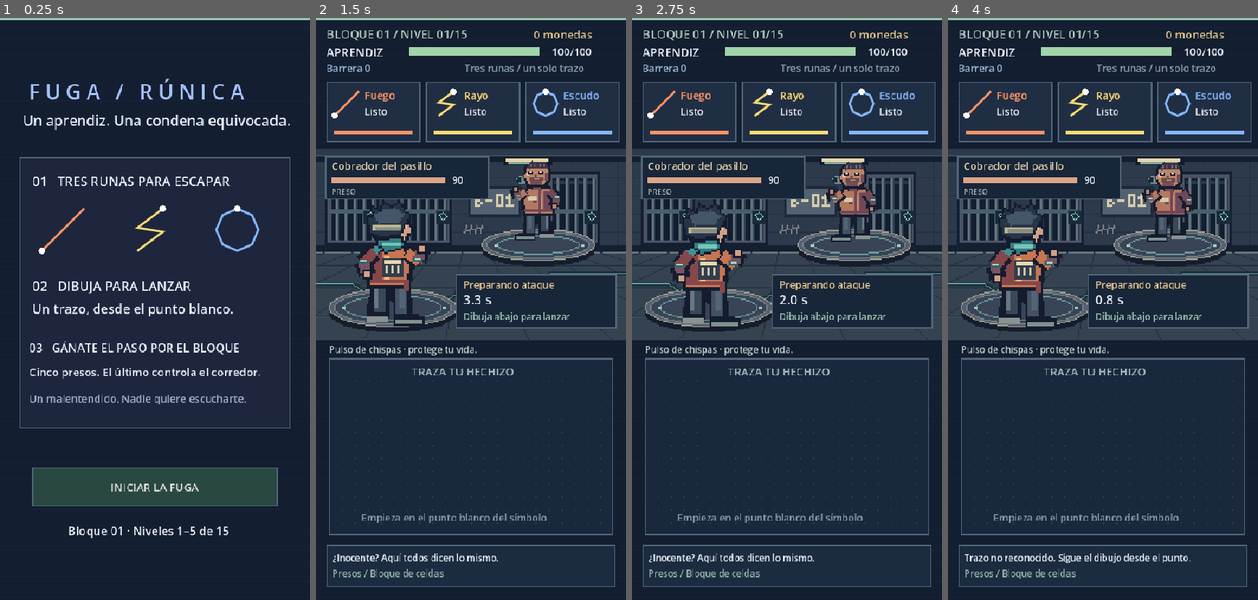
Above: before the commit, frames 1-4 (left to right).
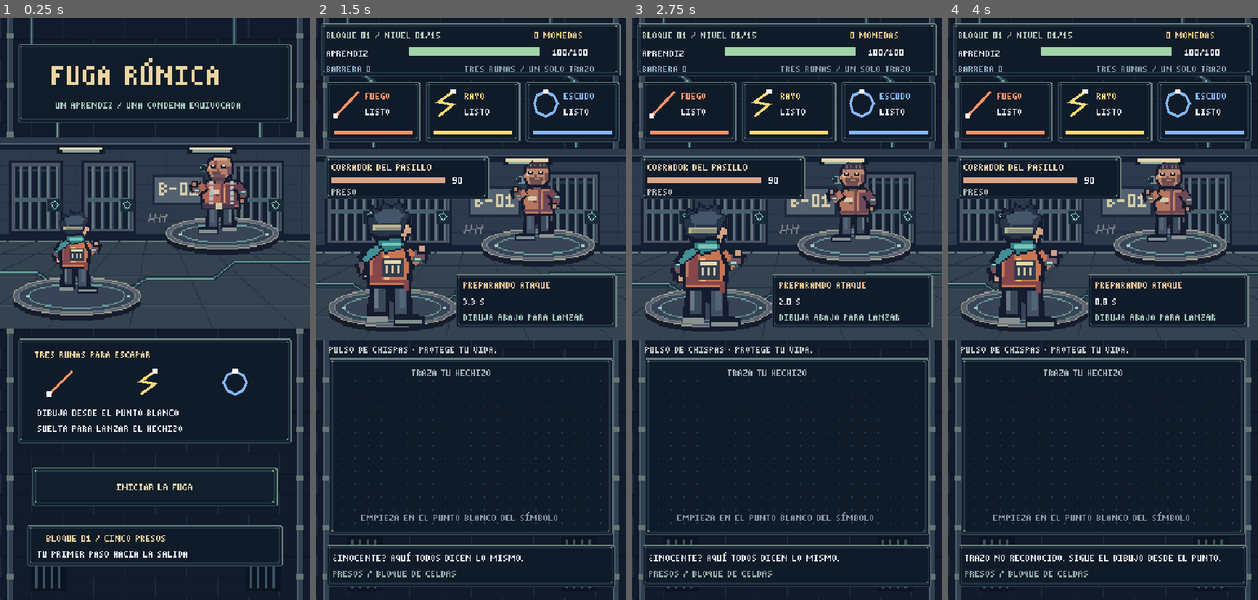
Above: after the commit, the same moments.

Repository: YoeJoe16/PokerVS
Game: Godot game, scene res://scenes/main.tscn
The game is run twice, just before and just after one commit, with the same random seed, the same clock (stepped at 60 frames per second) and the same inputs.
Inputs (mouse positions are in pixels of both pictures, inside the frame that each line leads up to):
- Up to frame 1 (0.25 s): no input
- Up to frame 2 (1.5 s): click "INICIAR LA FUGA" at 0.5 s; move the mouse to (539, 279) at 1.27 s; click (539, 279) at 1.42 s
- Up to frame 3 (2.75 s): tap Enter at 2 s; move the mouse to (725, 338) at 2.02 s; click (725, 338) at 2.17 s
- Up to frame 4 (4 s): move the mouse to (1134, 180) at 2.77 s; click (1134, 180) at 2.92 s; tap Space at 3.5 s; move the mouse to (1087, 425) at 3.52 s; click (1087, 425) at 3.67 s

The runs differ from the first frame. In frame 1, 38% of the frame differs, in the area x 0-100%, y 0-100%; in frame 2, 17%; in frame 3, 17%; in frame 4, 17%.

Commit message:
Fix back-facing arm occlusion and unify the pixel art interface

Diff:
--- /dev/null
+++ b/assets/pixel/ui_theme.tres
@@ -0,0 +1,7 @@
+[gd_resource type="Theme" load_steps=2 format=3]
+
+[ext_resource type="FontFile" path="res://assets/pixel/rune_font.fnt" id="1"]
+
+[resource]
+default_font = ExtResource("1")
+default_font_size = 16
--- a/project.godot
+++ b/project.godot
@@ -13,7 +13,10 @@
 config/name="PokerVS"
 run/main_scene="res://scenes/main.tscn"
 config/features=PackedStringArray("4.7", "Mobile")
-config/icon="res://icon.svg"
+config/icon="res://assets/pixel/app_icon.png"
+boot_splash/image="res://assets/pixel/app_icon.png"
+boot_splash/use_filter=false
+boot_splash/bg_color=Color(0.067, 0.106, 0.169, 1)
 
 [display]
 
--- a/scripts/battle_arena.gd
+++ b/scripts/battle_arena.gd
@@ -130,6 +130,8 @@
 func hand_origin(id: int, from_player: bool) -> Vector2:
 	var anchors := [Vector2(59, 27), Vector2(50, 4), Vector2(32, 30), Vector2(32, 30), Vector2(61, 32), Vector2(32, 18)]
 	var anchor: Vector2 = anchors[id]
+	if from_player and id == 3:
+		anchor = Vector2(44, 23)
 	if not from_player:
 		anchor.x = 63 - anchor.x
 	var actor: Sprite2D = player if from_player else opponent
--- a/scripts/battle_hud.gd
+++ b/scripts/battle_hud.gd
@@ -1,4 +1,6 @@
 extends Node2D
+
+const UI = preload("res://scripts/pixel_ui.gd")
 
 @onready var game: Node2D = get_parent()
 
@@ -6,7 +8,7 @@
 	draw_style_box(game.style(color), rect)
 
 func text(value: String, pos: Vector2, size: int, color := Color("e9edf8")) -> void:
-	draw_string(ThemeDB.fallback_font, pos, value, HORIZONTAL_ALIGNMENT_LEFT, -1, size, color)
+	UI.text(self, value, pos, size, color, 228)
 
 func bar(rect: Rect2, ratio: float, color: Color) -> void:
 	draw_rect(rect, Color("38495a"))
--- a/scripts/main.gd
+++ b/scripts/main.gd
@@ -1,5 +1,6 @@
 extends Node2D
 
+const UI = preload("res://scripts/pixel_ui.gd")
 const Campaign = preload("res://scripts/campaign.gd")
 const Gestures = preload("res://scripts/gestures.gd")
 const NAMES = ["Fuego", "Rayo", "Escudo", "Curación", "Hielo", "Explosión"]
@@ -31,7 +32,7 @@
 var drawing := false
 var selected_slot := 0
 var controls: Array[Button] = []
-var font := ThemeDB.fallback_font
+var font = UI.FONT
 
 func _ready() -> void:
 	RenderingServer.set_default_clear_color(Color("111a21"))
@@ -39,15 +40,21 @@
 
 func button(label: String, rect: Rect2, action: Callable, disabled := false) -> void:
 	var node := Button.new()
+	node.theme = preload("res://assets/pixel/ui_theme.tres")
 	node.text = label
 	node.position = rect.position
 	node.size = rect.size
 	node.disabled = disabled
-	node.add_theme_font_size_override("font_size", 17)
-	node.add_theme_stylebox_override("normal", style(Color("294842")))
-	node.add_theme_stylebox_override("hover", style(Color("39665c")))
-	node.add_theme_stylebox_override("pressed", style(Color("477e6b")))
-	node.add_theme_stylebox_override("disabled", style(Color("27323a")))
+	node.add_theme_font_override("font", UI.FONT)
+	node.add_theme_font_size_override("font_size", 16)
+	node.texture_filter = CanvasItem.TEXTURE_FILTER_NEAREST
+	node.add_theme_color_override("font_color", Color("e4d5b0"))
+	node.add_theme_color_override("font_disabled_color", Color("667c83"))
+	node.add_theme_stylebox_override("focus", UI.box(Color("efd496")))
+	node.add_theme_stylebox_override("normal", UI.box(Color("b3d3c2")))
+	node.add_theme_stylebox_override("hover", UI.box(Color("def4cc")))
+	node.add_theme_stylebox_override("pressed", UI.box(Color("86a3aa")))
+	node.add_theme_stylebox_override("disabled", UI.box(Color("657780")))
 	node.pressed.connect(action)
 	add_child(node)
 	controls.append(node)
@@ -63,6 +70,9 @@
 		for slot in 3:
 			var slot_id := slot
 			button("%d · %s" % [slot + 1, NAMES[equipped[slot]]], Rect2(16 + slot * 154, 153, 146, 48), func(): selected_slot = slot_id; build_buttons())
+			if slot == selected_slot:
+				controls[-1].add_theme_color_override("font_color", Color("ffe3a0"))
+				controls[-1].add_theme_stylebox_override("normal", UI.box(Color("ffe3a0")))
 		for id in 6:
 			var spell_id := id
 			var label: String = "Equipar" if id in owned else "Comprar · 35"
@@ -231,31 +241,28 @@
 	return encounter.interval * (0.7 if enraged else 1.0)
 
 func prison_background() -> void:
-	draw_rect(Rect2(0, 0, 480, 900), Color("131e30"))
-	for y in range(0, 900, 8):
-		draw_line(Vector2(0, y), Vector2(480, y), Color("162135"), 1)
-	draw_rect(Rect2(0, 0, 480, 4), Color("93c6b1"))
+	draw_texture_rect(UI.WALL, Rect2(0, 0, 480, 900), false)
 
 func text(value: String, pos: Vector2, size := 20, color := Color("e9edf8")) -> void:
-	draw_string(font, pos, value, HORIZONTAL_ALIGNMENT_LEFT, -1, size, color)
+	UI.text(self, value, pos, size, color)
 
 func panel(rect: Rect2, color := Color("1d263d")) -> void:
 	draw_style_box(style(color), rect)
 
-func style(color: Color) -> StyleBoxFlat:
-	var box := StyleBoxFlat.new()
-	box.bg_color = color
-	box.set_corner_radius_all(0)
-	box.set_border_width_all(2)
-	box.border_color = Color("516578")
-	return box
+func style(color: Color) -> StyleBoxTexture:
+	return UI.box(color.lightened(0.65))
+
+func tableau(y: float) -> void:
+	draw_texture_rect(preload("res://assets/pixel/cell_block.png"), Rect2(0, y, 480, 296), false)
+	draw_texture_rect_region(preload("res://assets/pixel/apprentice.png"), Rect2(52, y + 104, 128, 144), Rect2(0, 0, 64, 72))
+	draw_texture_rect_region(preload("res://assets/pixel/mazas.png"), Rect2(278, y + 12, 128, 144), Rect2(0, 0, 64, 72))
 
 func glyph(id: int, origin: Vector2, size: float, color: Color) -> void:
 	var points := PackedVector2Array()
 	for point in Gestures.templates()[id]:
-		points.append(origin + point * size)
-	draw_polyline(points, color, 3.5, true)
-	draw_circle(points[0], 5, Color.WHITE)
+		points.append((origin + point * size).snapped(Vector2(2, 2)))
+	draw_polyline(points, color, 4, false)
+	draw_rect(Rect2(points[0] - Vector2(4, 4), Vector2(8, 8)), Color.WHITE)
 
 func bar(rect: Rect2, ratio: float, color: Color) -> void:
 	draw_rect(rect, Color("34495a"))
@@ -265,19 +272,21 @@
 func _draw() -> void:
 	prison_background()
 	if state == "menu":
-		text("F U G A   /   R Ú N I C A", Vector2(45, 126), 32, Color("a5c2ff"))
-		text("Un aprendiz. Una condena equivocada.", Vector2(35, 167), 22)
-		panel(Rect2(30, 215, 420, 420))
-		text("01   TRES RUNAS PARA ESCAPAR", Vector2(50, 260), 20)
+		panel(Rect2(28, 40, 424, 122), Color("263e43"))
+		text("FUGA RÚNICA", Vector2(80, 104), 48, Color("edd5a0"))
+		text("UN APRENDIZ / UNA CONDENA EQUIVOCADA", Vector2(86, 140), 16, Color("a5c7bc"))
+		tableau(184)
+		panel(Rect2(28, 496, 424, 162))
+		text("TRES RUNAS PARA ESCAPAR", Vector2(54, 526), 16, Color("edd5a0"))
 		for id in 3:
-			glyph(id, Vector2(65 + id * 135, 295), 65, COLORS[id])
-		text("02   DIBUJA PARA LANZAR", Vector2(50, 422), 20)
-		text("Un trazo, desde el punto blanco.", Vector2(50, 457), 20)
-		text("03   GÁNATE EL PASO POR EL BLOQUE", Vector2(45, 517), 18)
-		text("Cinco presos. El último controla el corredor.", Vector2(45, 554), 17)
-		text("Un malentendido. Nadie quiere escucharte.", Vector2(45, 595), 16, Color("a0aec9"))
-		text("Bloque 01 · Niveles 1–5 de 15", Vector2(105, 800), 18)
+			glyph(id, Vector2(76 + id * 135, 546), 36, COLORS[id])
+		text("DIBUJA DESDE EL PUNTO BLANCO", Vector2(58, 616), 16)
+		text("SUELTA PARA LANZAR EL HECHIZO", Vector2(58, 640), 16)
+		panel(Rect2(42, 784, 396, 64))
+		text("BLOQUE 01 / CINCO PRESOS", Vector2(72, 810), 16, Color("edd5a0"))
+		text("TU PRIMER PASO HACIA LA SALIDA", Vector2(58, 834), 16)
 	elif state in ["fight", "resolving"]:
+		panel(Rect2(8, 8, 464, 82), Color("203341"))
 		text("BLOQUE 01 / NIVEL %02d/15" % (arena.enemy_index + 1), Vector2(16, 32), 18, Color("b5ccbf"))
 		text("%d monedas" % coins, Vector2(337, 32), 17, Color("e8ca8b"))
 		text("APRENDIZ", Vector2(16, 60), 18)
@@ -302,28 +311,35 @@
 		text("TRAZA TU HECHIZO", Vector2(148, 553), 17, Color("a7b7be"))
 		text("Empieza en el punto blanco del símbolo", Vector2(70, 778), 15, Color("879bad"))
 		if stroke.size() > 1:
-			draw_polyline(PackedVector2Array(stroke), Color("c4dcff"), 4, false)
+			var pixel_stroke := PackedVector2Array()
+			for point in stroke:
+				pixel_stroke.append(point.snapped(Vector2(2, 2)))
+			draw_polyline(pixel_stroke, Color("c4dcff"), 4, false)
 		if not stroke.is_empty():
 			draw_rect(Rect2(stroke[0] - Vector2(3, 3), Vector2(6, 6)), Color.WHITE)
 		panel(Rect2(16, 814, 448, 66), Color("1c2c40"))
 		text(message, Vector2(25, 840), 14)
 		text("Furia activa" if enraged else "Presos / Bloque de celdas", Vector2(25, 864), 14, Color("93acaa"))
 	elif state == "shop":
+		panel(Rect2(16, 16, 448, 124))
 		text("CONTRABANDO", Vector2(25, 52), 30, Color("a5c2ff"))
 		text("Victoria: +%d monedas · +12 vida" % last_reward, Vector2(25, 90), 20)
 		text("%d monedas · Vida %d · Próximo nivel %d/15" % [coins, hp, battle], Vector2(25, 121), 18, Color("ffdb77"))
-		text("Elige un espacio; luego compra o equipa.", Vector2(25, 226), 18)
+		text("ELIGE UN ESPACIO Y EQUIPA UNA RUNA", Vector2(25, 226), 18)
 		for id in 6:
 			var y := 248 + id * 75
+			panel(Rect2(16, y - 16, 448, 68), Color("263844"))
 			glyph(id, Vector2(25, y), 32, COLORS[id])
 			text(NAMES[id], Vector2(76, y + 13), 20, COLORS[id])
 			text(DESCRIPTIONS[id], Vector2(76, y + 39), 15)
 		text("Espacio seleccionado: %d" % (selected_slot + 1), Vector2(30, 725), 18, Color("ffdb77"))
-		text("Sin duplicados: al equipar se intercambian.", Vector2(30, 850), 16, Color("a0aec9"))
+		text("LAS RUNAS EQUIPADAS SE INTERCAMBIAN", Vector2(30, 850), 16, Color("a0aec9"))
 	else:
-		text("CORREDOR DESPEJADO" if state == "victory" else "LA FUGA TERMINÓ", Vector2(25, 260), 29, Color("a5c2ff"))
-		text("Mazas cae. La puerta del patio sigue lejos." if state == "victory" else "Cada trazo es una nueva oportunidad.", Vector2(25, 320), 20)
-		text("Monedas restantes: %d" % coins, Vector2(30, 375), 22, Color("ffdb77"))
-		text("Fin de la demo · Niveles 1–5 del bloque.", Vector2(25, 430), 20)
-		text("Quedan diez niveles antes del jefe de etapa.", Vector2(25, 469), 18)
-		text("Ruta prevista: 5 etapas de 15 niveles.", Vector2(25, 510), 18, Color("a0aec9"))
+		panel(Rect2(24, 46, 432, 118))
+		text("CORREDOR LIBRE" if state == "victory" else "FUGA INTERRUMPIDA", Vector2(42, 104), 32, Color("edd5a0"))
+		text("MAZAS HA CAÍDO" if state == "victory" else "TE DEVOLVIERON A LA CELDA", Vector2(44, 142), 16)
+		tableau(186)
+		panel(Rect2(28, 500, 424, 116))
+		text("MONEDAS: %d" % coins, Vector2(48, 532), 16, Color("edd5a0"))
+		text("FIN DE LA DEMO / NIVELES 1 A 5" if state == "victory" else "PRUEBA OTRA COMBINACIÓN DE RUNAS", Vector2(48, 560), 16)
+		text("EL JEFE DEL BLOQUE SIGUE ESPERANDO" if state == "victory" else "CADA INTENTO ES UNA NUEVA OPORTUNIDAD", Vector2(48, 588), 16)
--- /dev/null
+++ b/scripts/pixel_ui.gd
@@ -0,0 +1,32 @@
+class_name PixelUI
+extends RefCounted
+
+const FONT = preload("res://assets/pixel/rune_font.fnt")
+const FRAME = preload("res://assets/pixel/ui_frame.png")
+const WALL = preload("res://assets/pixel/ui_wall.png")
+
+static func font_size(requested: int) -> int:
+	# The bitmap's native size is 8. Integer scaling keeps every stroke crisp.
+	if requested >= 40:
+		return 48
+	return 32 if requested >= 24 else 16
+
+static func box(tint := Color.WHITE) -> StyleBoxTexture:
+	var result := StyleBoxTexture.new()
+	result.texture = FRAME
+	result.modulate_color = tint
+	for side in 4:
+		result.set_texture_margin(side, 8)
+		result.set_content_margin(side, 8)
+	return result
+
+static func text(canvas: CanvasItem, value: String, pos: Vector2, requested: int, color: Color, width: float = -1) -> void:
+	var size := font_size(requested)
+	var available := 464 - pos.x if width < 0 else width
+	var shown := value
+	# Fit single-line labels within their panel without fractional font scaling.
+	if FONT.get_string_size(shown, HORIZONTAL_ALIGNMENT_LEFT, -1, size).x > available:
+		while not shown.is_empty() and FONT.get_string_size(shown + "…", HORIZONTAL_ALIGNMENT_LEFT, -1, size).x > available:
+			shown = shown.left(-1)
+		shown += "…"
+	canvas.draw_string(FONT, pos.snapped(Vector2(2, 2)), shown, HORIZONTAL_ALIGNMENT_LEFT, -1, size, color)
--- a/tests/smoke.gd
+++ b/tests/smoke.gd
@@ -22,6 +22,17 @@
 	scene._process(0.0)
 
 func run() -> void:
+	var hero := preload("res://assets/pixel/apprentice.png").get_image()
+	# In a back view, casting forearms must never paint over the jacket patch.
+	for frame in range(2, 9):
+		var patch_preserved := true
+		for x in range(28, 39):
+			for y in range(34, 44):
+				patch_preserved = patch_preserved and hero.get_pixel(frame * 64 + x, y) == hero.get_pixel(x, y)
+		check(patch_preserved, "Back view occludes casting arms in frame %d" % frame)
+	var pixel_font = preload("res://assets/pixel/rune_font.fnt")
+	for character in "áéíóúüñÁÉÍÓÚÜÑ¡¿":
+		check(pixel_font.has_char(character.unicode_at(0)), "Pixel font supports " + character)
 	var patterns := Gestures.templates()
 	for id in 6:
 		var transformed: Array = []
Binary file added: assets/pixel/app_icon.png
Not shown, added: assets/pixel/app_icon.png.import
Binary file changed: assets/pixel/apprentice.png
Not shown, added: assets/pixel/rune_font.fnt
Not shown, added: assets/pixel/rune_font.fnt.import
Binary file added: assets/pixel/rune_font.png
Not shown, added: assets/pixel/rune_font.png.import
Binary file added: assets/pixel/ui_frame.png
Not shown, added: assets/pixel/ui_frame.png.import
Binary file added: assets/pixel/ui_wall.png
Not shown, added: assets/pixel/ui_wall.png.import
Not shown, added: docs/.gdignore
(and 9 more such lines)
